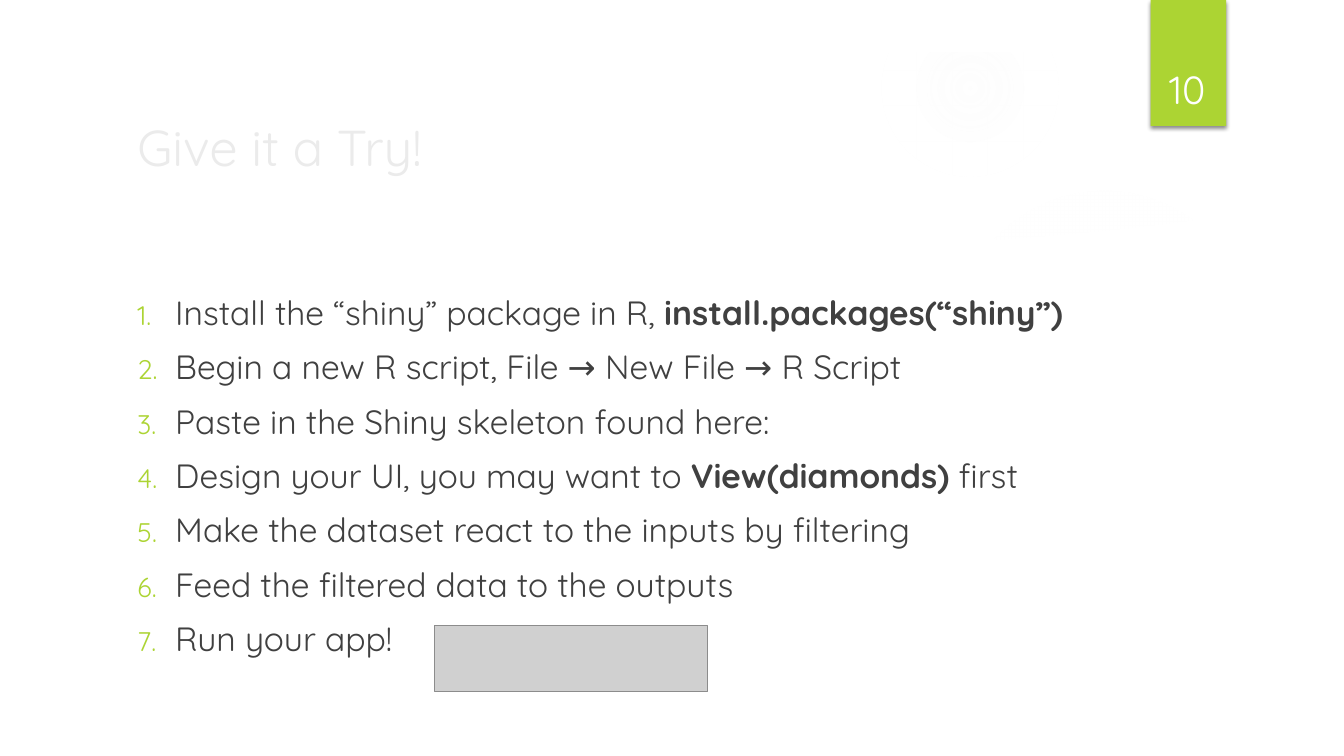
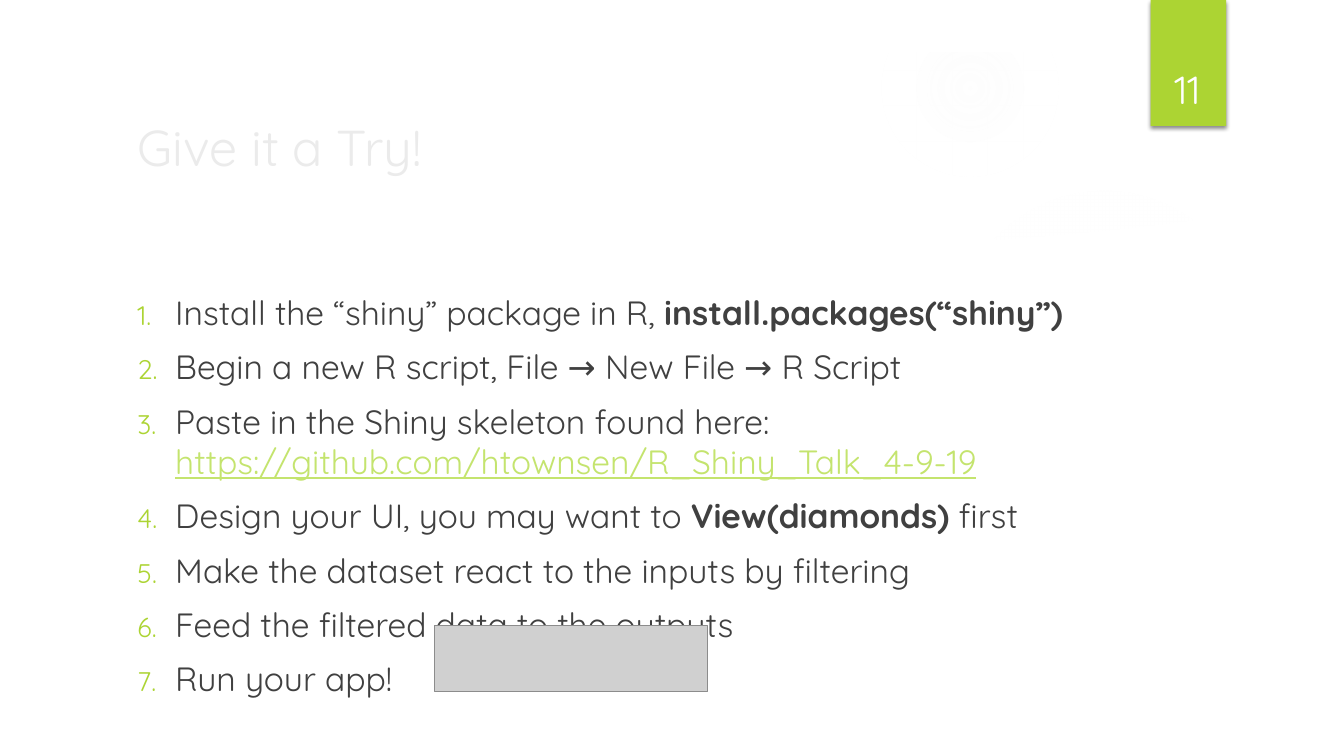
Before and after one commit to htownsen/R_Shiny_Talk_4-9-19, a slide deck: slide 11 of R_Shiny_Presentation_4_9_19.pptx (slide 10 before the commit). Drawn at 1344x756 pixels with LibreOffice and Linux fonts; fonts in the diff are those of the drawing; grey boxes stand for pictures; background and template pictures are left out. Boxes give left, top, right and bottom in pixels: in the first picture for what was removed or moved away, otherwise in the second. Text is boxed around its words. In the diff, an @@ line names an element or a change of style, - is before the commit and + after.

Commit message:
updated slides

```diff
--- a/R_Shiny_Presentation_4_9_19.pptx
+++ b/R_Shiny_Presentation_4_9_19.pptx
@@ page number at [1174, 76, 1200, 104]: text changed @@
-10
+11
@@ text at [175, 409, 976, 481]: text changed; text colour #404040 to #C4E46E @@
-3. Paste in the Shiny skeleton found here:
+3. Paste in the Shiny skeleton found here: https://github.com/htownsen/R_Shiny_Talk_4-9-19
```
Also in this commit, not shown: 1 other slide changed, 1 slide added.
